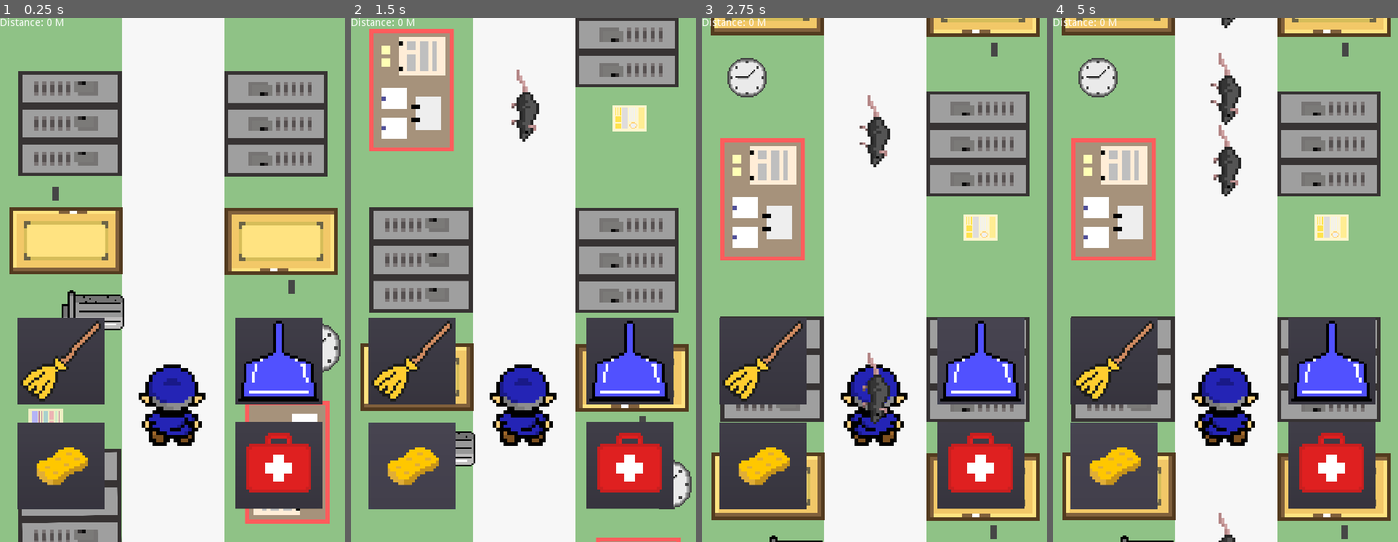
Above: before the commit, frames 1-4 (left to right).
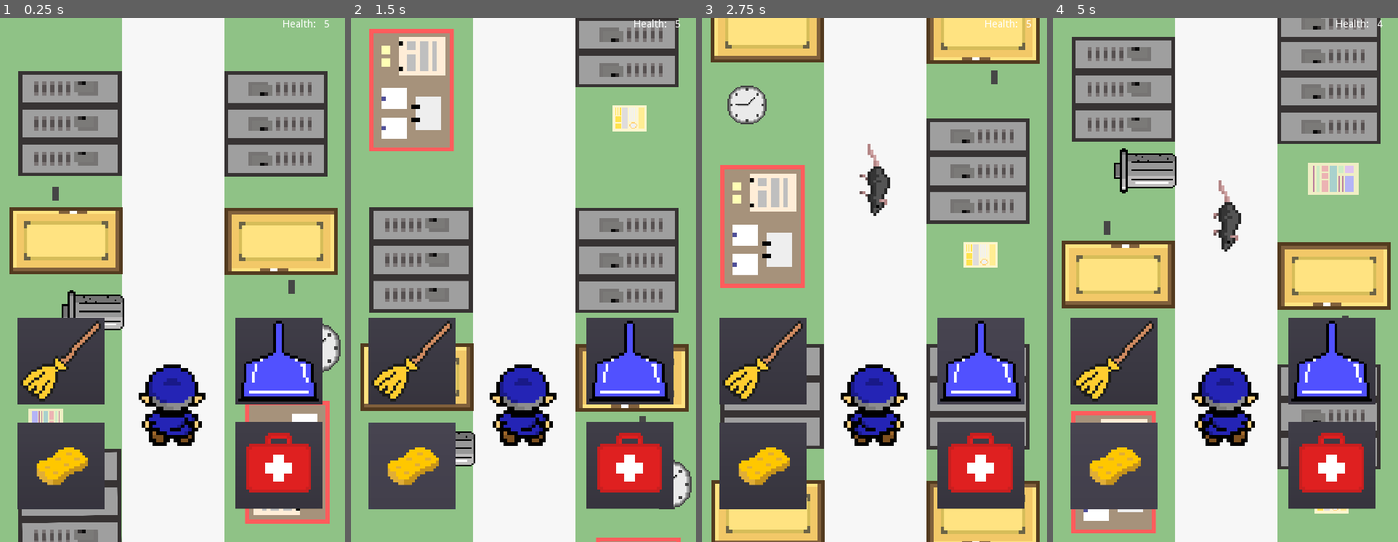
Above: after the commit, the same moments.

Repository: TheBroham7/Project-Sweep
Game: Godot game, scene res://scenes/main.tscn
Same seed, same stepped clock (60 frames per second), same inputs: the game is played once before the commit and once after it. The project has no main scene, so this scene is started directly.
Inputs (mouse positions are in pixels of both pictures, inside the frame that each line leads up to):
- Up to frame 1 (0.25 s): no input
- Up to frame 2 (1.5 s): click "3" at 0.5 s; click "3" at 1.25 s
- Up to frame 3 (2.75 s): click (981, 358) at 2 s
- Up to frame 4 (5 s): click (1115, 358) at 2.75 s; click "3" at 3.5 s; click "3" at 4.25 s

The runs differ from the first frame. In frame 1, 0.2% of the frame differs, in the area x 0-96%, y 0-2%; in frame 2, 0.7%; in frame 3, 27%; in frame 4, 39%, in the area x 0-98%, y 0-100%.

Commit message:
rat disappearing on swing/player health/ health counter
added more code for the rat and player collision. deleted 2 scripts that aren't relevant (mobfollow and mobpath). added health counter

Diff:
--- a/scenes/HUD.tscn
+++ b/scenes/HUD.tscn
@@ -5,7 +5,16 @@
 [node name="HUD" type="CanvasLayer"]
 script = ExtResource( 3 )
 
-[node name="ScoreLabel" type="Label" parent="."]
-margin_right = 40.0
-margin_bottom = 14.0
-text = "Distance: 0 M"
+[node name="HealthLabel" type="Label" parent="."]
+margin_left = 389.0
+margin_top = 2.0
+margin_right = 477.0
+margin_bottom = 16.0
+text = "Health: "
+
+[node name="HealthNumber" type="Label" parent="."]
+margin_left = 446.0
+margin_top = 2.0
+margin_right = 534.0
+margin_bottom = 16.0
+text = "5"
--- a/scenes/main.tscn
+++ b/scenes/main.tscn
@@ -17,6 +17,7 @@
 [node name="HUD" parent="." instance=ExtResource( 3 )]
 
 [node name="MobTimer" type="Timer" parent="."]
+wait_time = 2.0
 
 [node name="power_ups" parent="." instance=ExtResource( 6 )]
 position = Vector2( 24, 136 )
@@ -29,9 +30,10 @@
 [node name="MobSpawnPoint" type="Position2D" parent="."]
 position = Vector2( 238, -40 )
 
-[connection signal="stop" from="SchoolBackground" to="Player" method="_on_SchoolBackground_stop"]
-[connection signal="body_entered" from="Player" to="SchoolBackground" method="_on_Player_body_entered"]
+[connection signal="body_entered" from="Player" to="Player" method="_on_Player_body_entered"]
+[connection signal="dead" from="Player" to="Player" method="_on_Player_dead"]
 [connection signal="strike" from="Player" to="." method="_on_Player_strike"]
+[connection signal="update_health" from="Player" to="HUD" method="_on_Player_update_health"]
 [connection signal="timeout" from="MobTimer" to="." method="_on_MobTimer_timeout"]
 [connection signal="block" from="weapon_buttons" to="Player" method="_on_weapon_buttons_block"]
 [connection signal="broom" from="weapon_buttons" to="Player" method="_on_weapon_buttons_broom"]
--- a/scenes/player.tscn
+++ b/scenes/player.tscn
@@ -56,7 +56,7 @@
 shape = SubResource( 2 )
 
 [node name="AnimationTimer" type="Timer" parent="."]
-wait_time = 0.6
+wait_time = 0.4
 
 [node name="Swing" type="AudioStreamPlayer" parent="."]
 stream = ExtResource( 11 )
--- a/scripts/HUD.gd
+++ b/scripts/HUD.gd
@@ -1 +1,6 @@
 extends CanvasLayer
+
+
+
+func _on_Player_update_health(health):
+	$HealthNumber.text = str(health)
--- a/scripts/MobFollow2D.gd
+++ /dev/null
@@ -1,14 +0,0 @@
-extends PathFollow2D
-
-export var runSpeed = 175
-
-var rat_state = true
-
-func _process(delta):
-	if rat_state == true:
-		set_offset(get_offset() + runSpeed * delta)
-	elif rat_state == false:
-		hide()
-
-func _on_rat_body_entered(body):
-	rat_state = false
--- a/scripts/MobSpawnPath.gd
+++ /dev/null
@@ -1,14 +0,0 @@
-extends Path2D
-
-var timer = 0
-export var spawnTime = 4
-
-var follower = preload("res://scenes/Rat.tscn")
-
-func _process(delta):
-	timer = timer + delta
-	if timer > spawnTime:
-		var newFollower = follower.instance()
-		newFollower.position
-		add_child(newFollower)
-		timer = 0
--- a/scripts/Rat.gd
+++ b/scripts/Rat.gd
@@ -1,7 +1,7 @@
 extends RigidBody2D
 
 var rat_health = 3
-var velocity = Vector2(0.0, rand_range(50.0, 400.0))
+var velocity = Vector2(0.0, rand_range(175.0, 400.0))
 
 func _ready():
 	pass
--- a/scripts/SchoolBackground.gd
+++ b/scripts/SchoolBackground.gd
@@ -1,5 +1,4 @@
 extends ParallaxBackground
-signal stop
 
 export (float) var scrolling_speed = 150.0
 
@@ -10,7 +9,3 @@
 
 func _process(delta):
 	scroll_offset.y += scrolling_speed * delta
-
-func _on_Player_body_entered(_body):
-	scrolling_speed = 0
-	emit_signal("stop")
--- a/scripts/player.gd
+++ b/scripts/player.gd
@@ -2,65 +2,61 @@
 
 signal strike
 signal dead
+signal update_health
+
 
 var player_health = 5
 var screen_size
+var current_action
 export var speed = 200
-var broom = preload("res://scenes/broom.tscn")
+
+
 
 func _process(_delta):
-	if $Animation.animation == 'walk':
-		var velocity = Vector2.ZERO
-		velocity = velocity.normalized() * speed
-		$Animation.play()
+	$Animation.animation = 'walk'
+	$Animation.play()
 
 
 func _ready():
 	screen_size = get_viewport_rect()
 
-func _on_HUD_block():
-	$AnimationTimer.start()
-	$Animation.play()
-	$Animation.animation = "block"
-	$Block.play()
-
-
-func _on_HUD_swing():
-	$AnimationTimer.start()
-	$Animation.play()
-	$Animation.animation = "swing"
-	$Swing.play()
-
-
-func _on_Player_body_entered(_body):
-	if $Animation.animation == 'walk':
+func _on_Player_body_entered(body):
+	if current_action == 'walk':
 		player_health -= 1
-	elif $Animation.animation == 'swing':
-		emit_signal("strike")
-	elif $Animation.animation == 'block':
-		emit_signal("block")
-
+		emit_signal("update_health", player_health)
+		if player_health == 0:
+			emit_signal("dead")
+	elif current_action == "swing":
+		body.queue_free()
+	elif current_action == 'block':
+		pass
 
 func _on_AnimationTimer_timeout():
 	$Animation.play()
 	$Animation.animation = 'walk'
-
-
+	current_action = 'walk'
 
 func _on_weapon_buttons_swing():
 	$AnimationTimer.start()
 	$Animation.play()
 	$Animation.animation = "swing"
+	current_action = 'swing'
+	$Swing.play()
+
 
 func _on_weapon_buttons_block():
 	$AnimationTimer.start()
 	$Animation.play()
 	$Animation.animation = "block"
+	current_action = 'block'
+	$Block.play()
 
 func _on_SchoolBackground_stop():
-	$Animation.play()
-	$Animation.animation = 'idle'
+	pass
 
 
 func _on_weapon_buttons_broom():
 	pass
+
+func _on_Player_dead():
+	hide()
